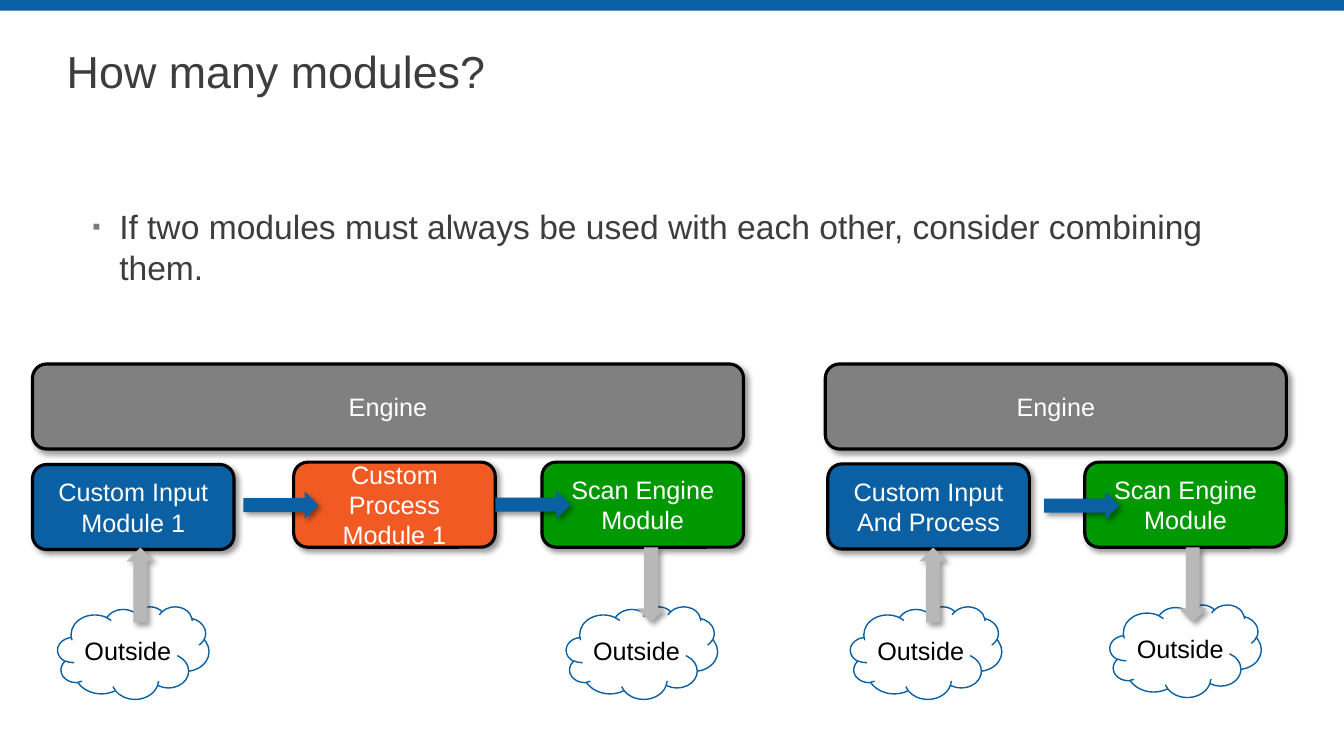
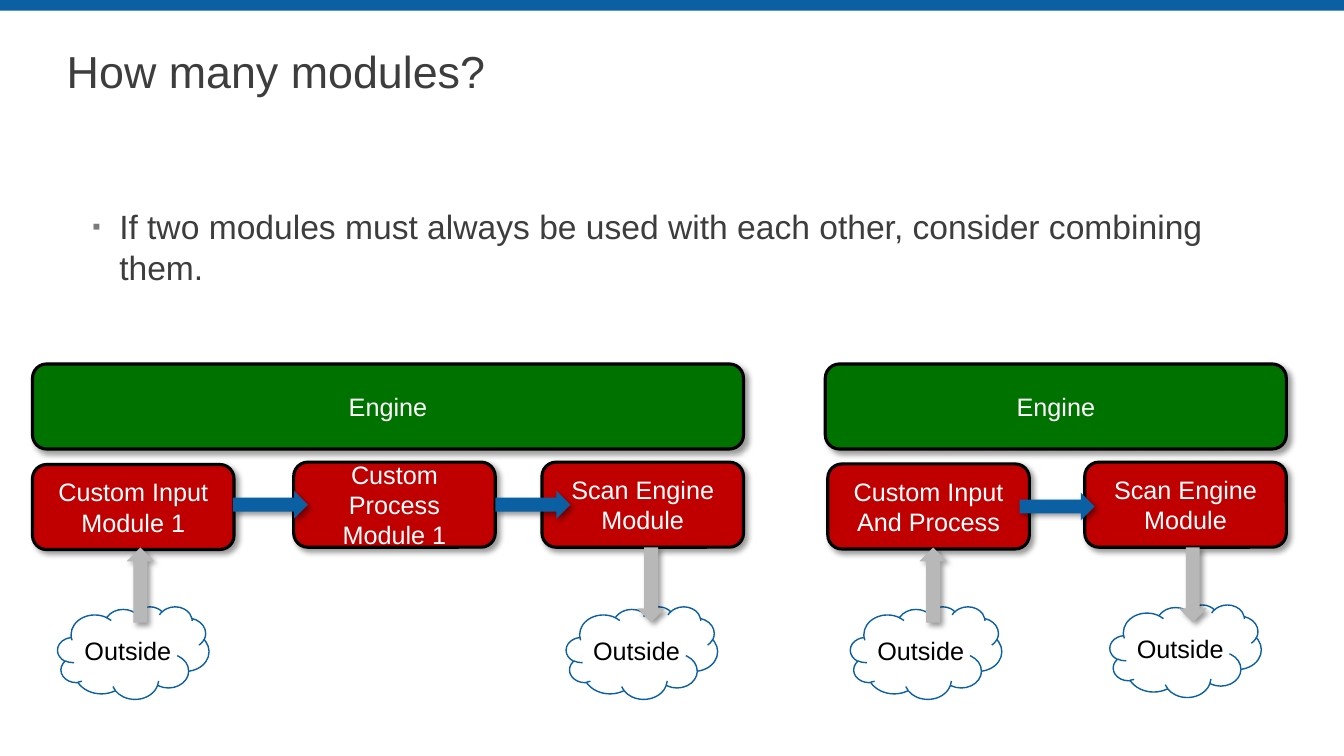
Before and after one commit to LabVIEW-DCAF/Documentation, a slide deck: slide 6 of Trunk/Getting Started Material/DCAF Training/4 Designing an application with DCAF.pptx. Drawn at 1344x756 pixels with LibreOffice and Linux fonts; fonts in the diff are those of the drawing; background and template pictures are left out. Boxes give left, top, right and bottom in pixels: in the first picture for what was removed or moved away, otherwise in the second. Text is boxed around its words. In the diff, an @@ line names an element or a change of style, - is before the commit and + after.

Commit message:
Working on ensuring diagram consistency
Went through many of the slide decks to ensure diagrams were consistent. Now they use similar color schemes, use PPT instead of Draw.IO. Also cleaned up the templates from the slide decks.

```diff
--- a/Trunk/Getting Started Material/DCAF Training/4 Designing an application with DCAF.pptx
+++ b/Trunk/Getting Started Material/DCAF Training/4 Designing an application with DCAF.pptx
@@ rounded rectangle "Engine" at [32,364,743,449]: fill #808080 to #007200 @@
@@ rounded rectangle "Engine" at [826,364,1287,449]: fill #808080 to #007200 @@
@@ rounded rectangle "Custom Input Module 1" at [32,465,234,549]: fill #0A60A3 to #C00000 @@
@@ rounded rectangle "Custom Process Module 1" at [293,462,495,546]: fill #F15A22 to #C00000 @@
@@ rounded rectangle "Scan Engine Module" at [542,462,744,546]: fill #009800 to #C00000 @@
@@ rounded rectangle "Custom Input And Process" at [828,464,1029,548]: fill #0A60A3 to #C00000 @@
@@ rounded rectangle "Scan Engine Module" at [1085,462,1287,546]: fill #009800 to #C00000 @@
@@ up arrow: place and size @@
-up arrow at [244,491,319,519]
+up arrow at [233,490,308,518]
@@ up arrow: place and size @@
-up arrow at [1045,491,1119,519]
+up arrow at [1020,492,1095,520]
```
Also in this commit, not shown: 3 other slides changed, 1 slide removed, 3 other files.
